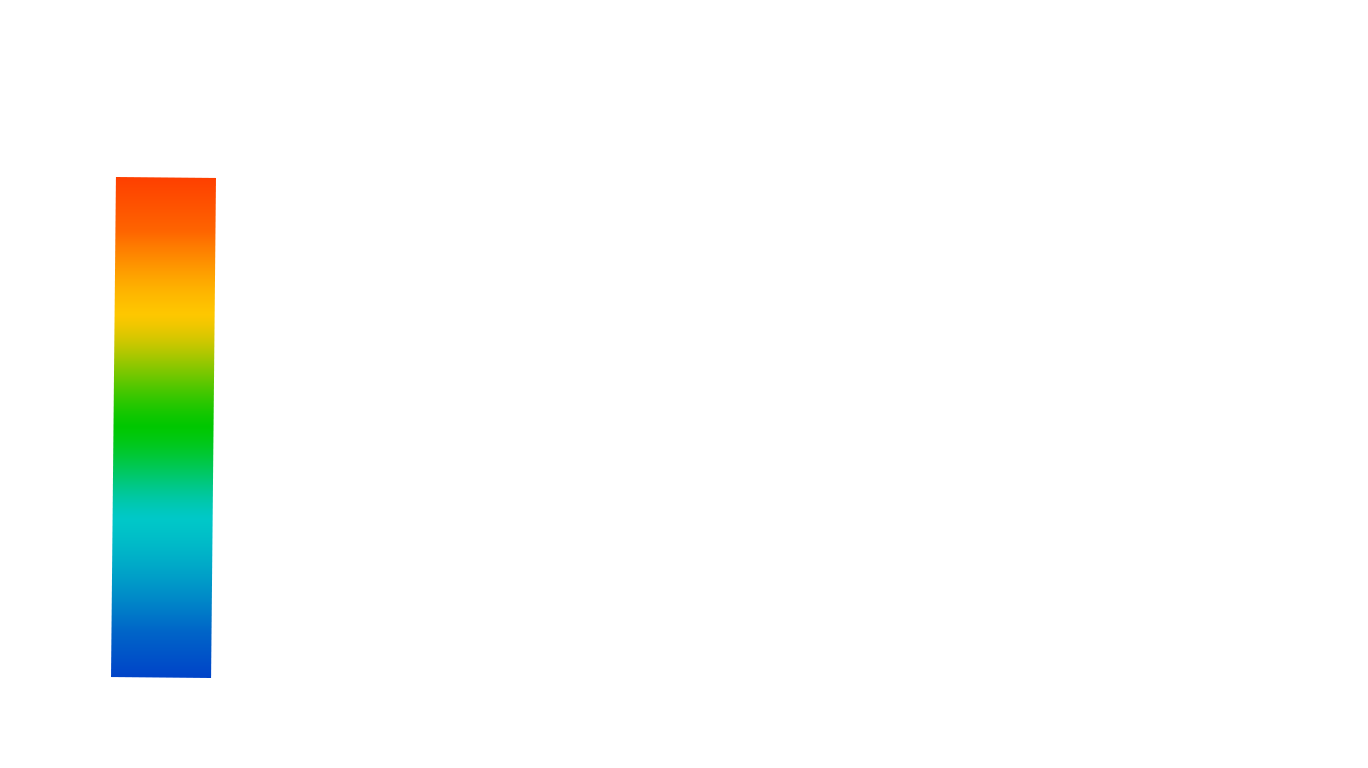
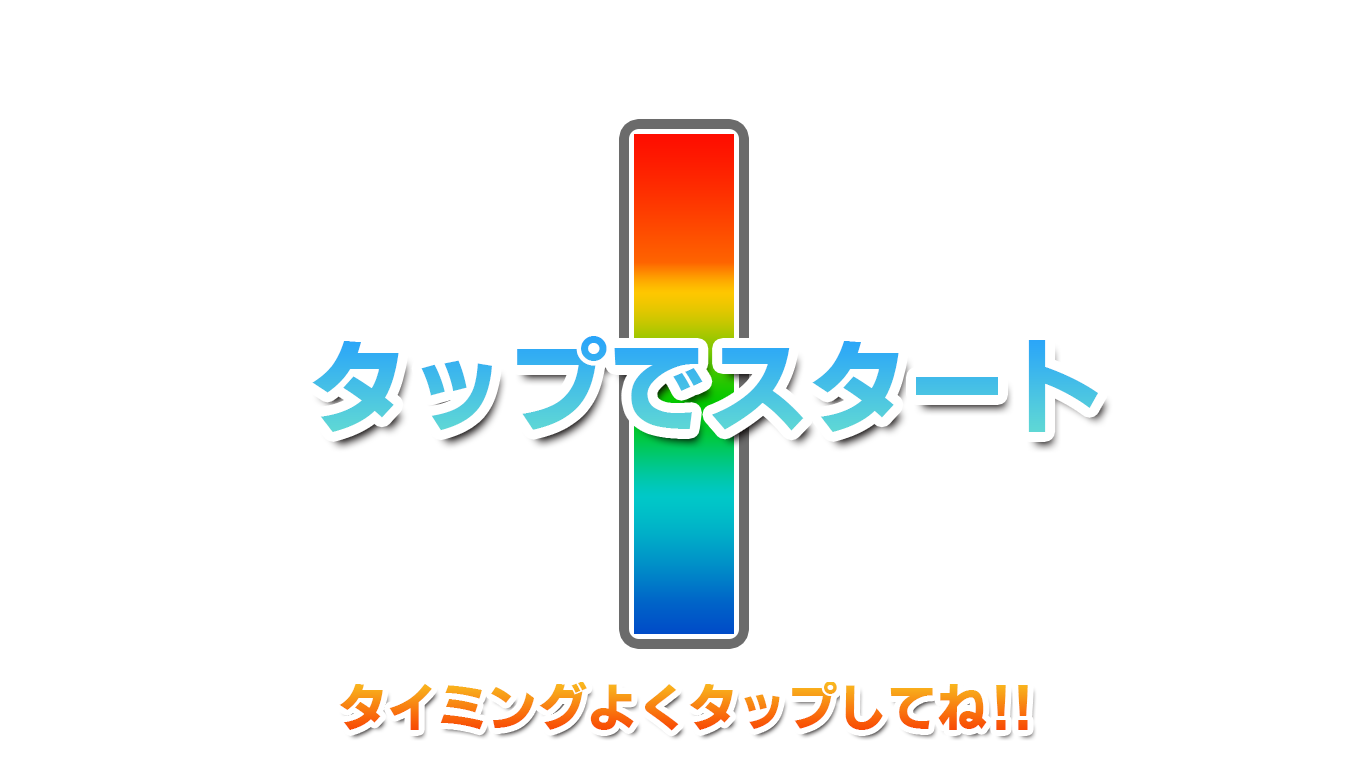
Layers edited between the first and the second 1368px x 768px image:
removed layer "長方形 2" over bbox(111, 177, 216, 678)
added layer "タイミングよくタップしてね！！" above "タップでスタート" over bbox(339, 682, 1028, 731)
added layer "タップでスタート" above "gauge_bg" over bbox(312, 336, 1098, 432)
added layer "gauge_bg" above "gauge" over bbox(634, 134, 734, 634)
added layer "gauge" above "ベクトルスマートオブジェクト" over bbox(629, 129, 739, 639)
